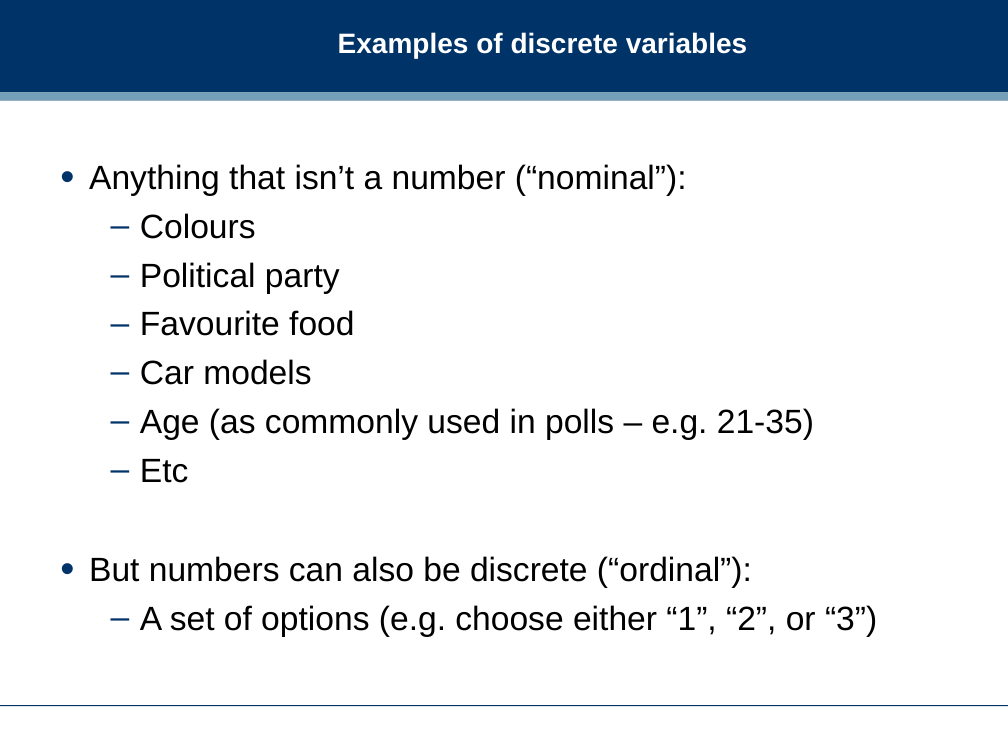
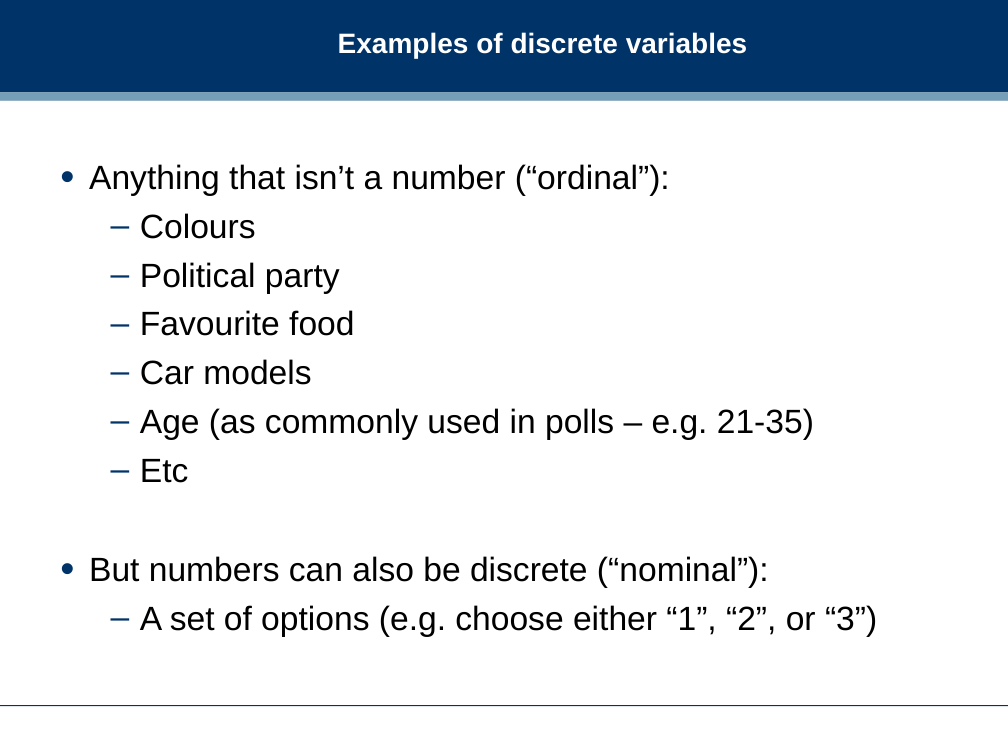
Before and after one commit to dreamind/ix, a slide deck: slide 9 of lectures/making-sense-data/bivariate-analysis.ppt (slide 7 before the commit). Drawn at 1008x756 pixels with LibreOffice and Linux fonts; fonts in the diff are those of the drawing; background and template pictures are left out. Boxes give left, top, right and bottom in pixels: in the first picture for what was removed or moved away, otherwise in the second. Text is boxed around its words. In the diff, an @@ line names an element or a change of style, - is before the commit and + after.

```diff
--- a/lectures/making-sense-data/bivariate-analysis.ppt
+++ b/lectures/making-sense-data/bivariate-analysis.ppt
@@ text at [89, 164, 670, 196]: text changed @@
-• Anything that isn’t a number (“nominal”):
+• Anything that isn’t a number (“ordinal”):
@@ text at [89, 556, 769, 588]: text changed @@
-• But numbers can also be discrete (“ordinal”):
+• But numbers can also be discrete (“nominal”):
```
Also in this commit, not shown: 8 other slides changed, 4 slides added, 3 slides removed.
